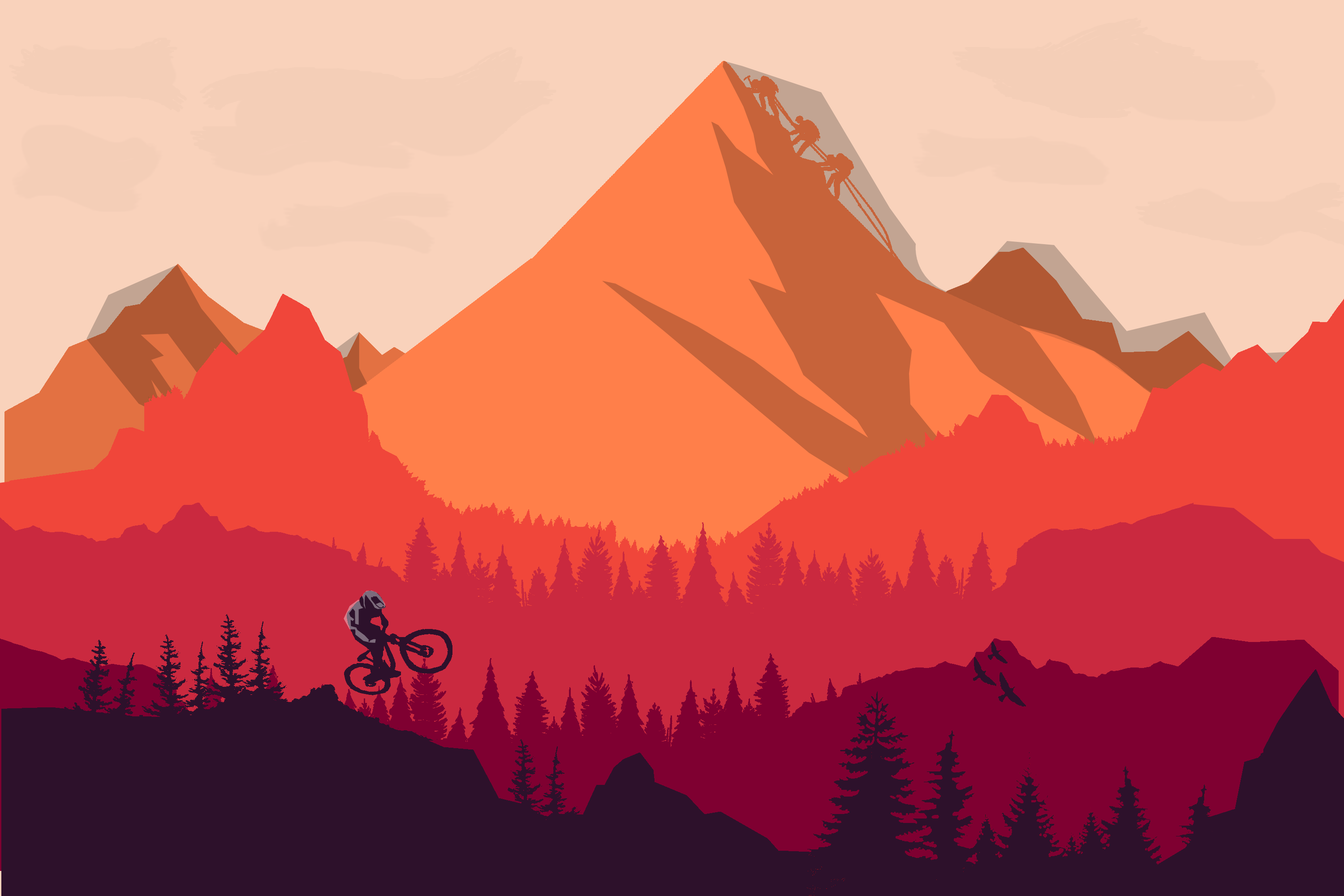
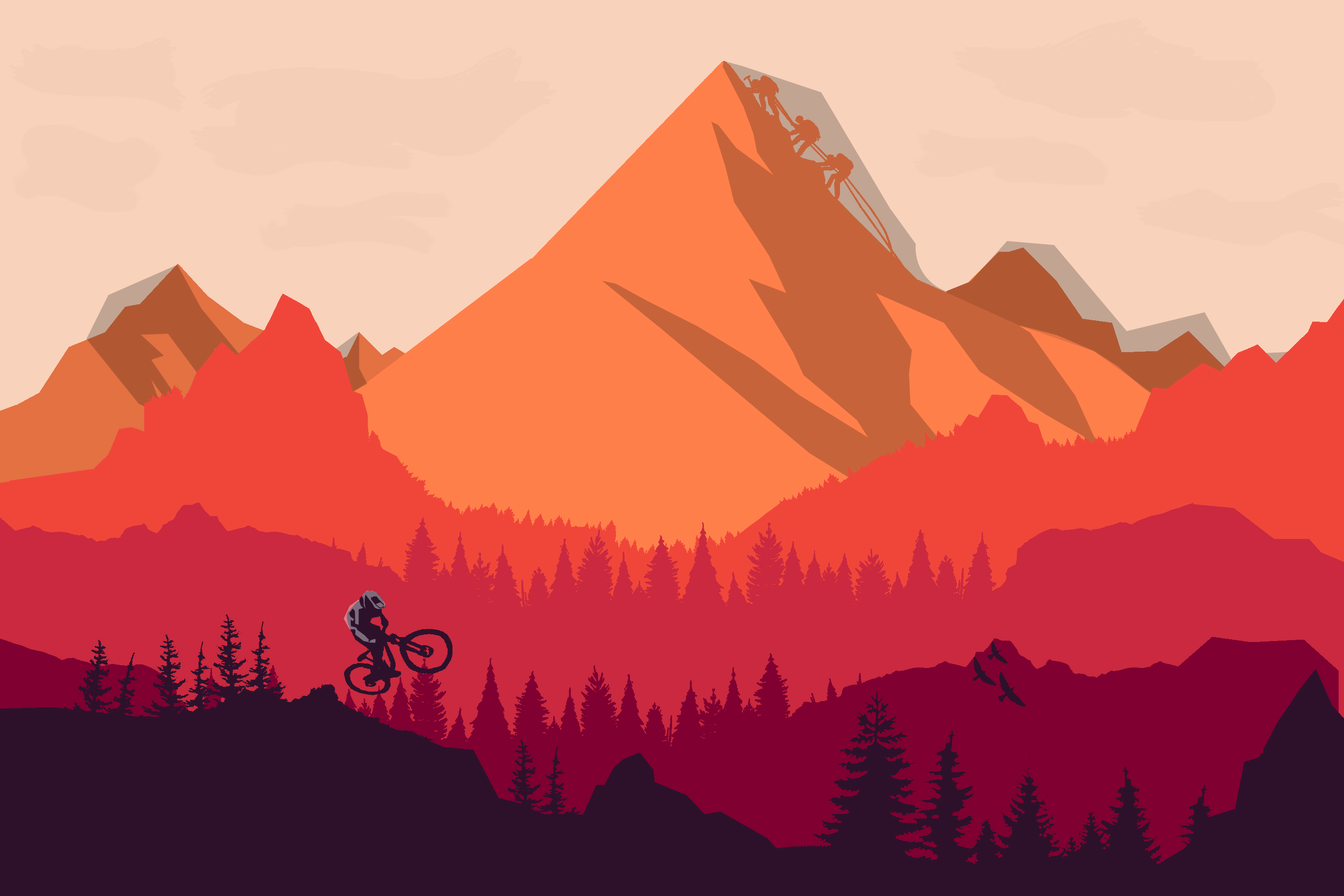
Revision of a layered 1344×896 image; what changed, layer by layer:
painted on "biker color" over [0, 694, 1101, 896]
painted on "Big Mountain" over [810, 143, 896, 255]
painted on "Back Mountains" over [0, 74, 821, 483]
hid "Sky" over [0, 74, 896, 430]
